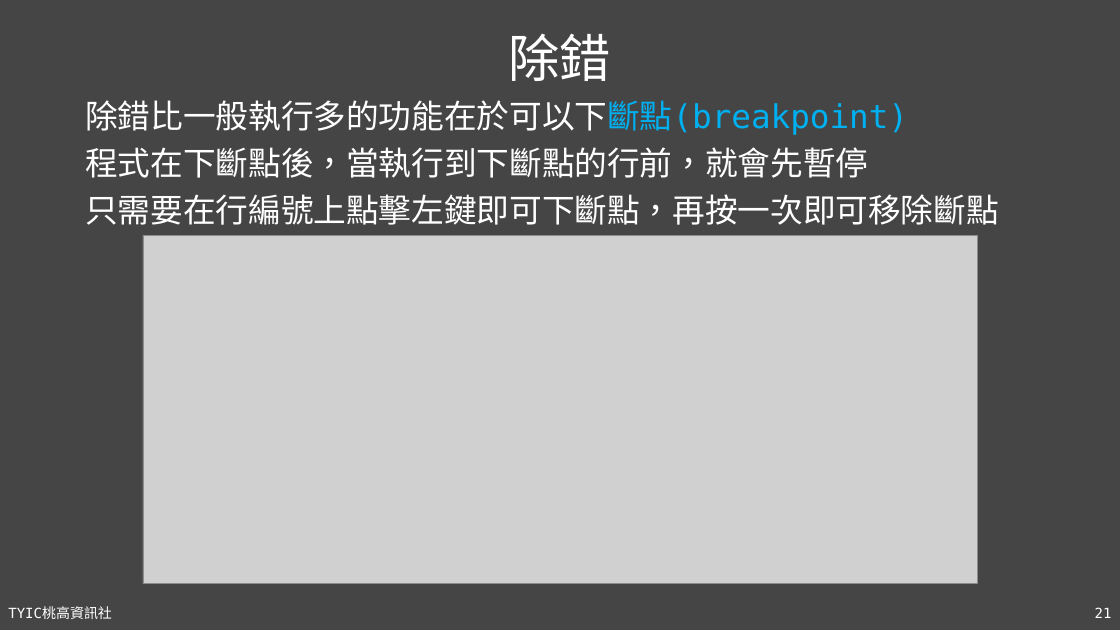
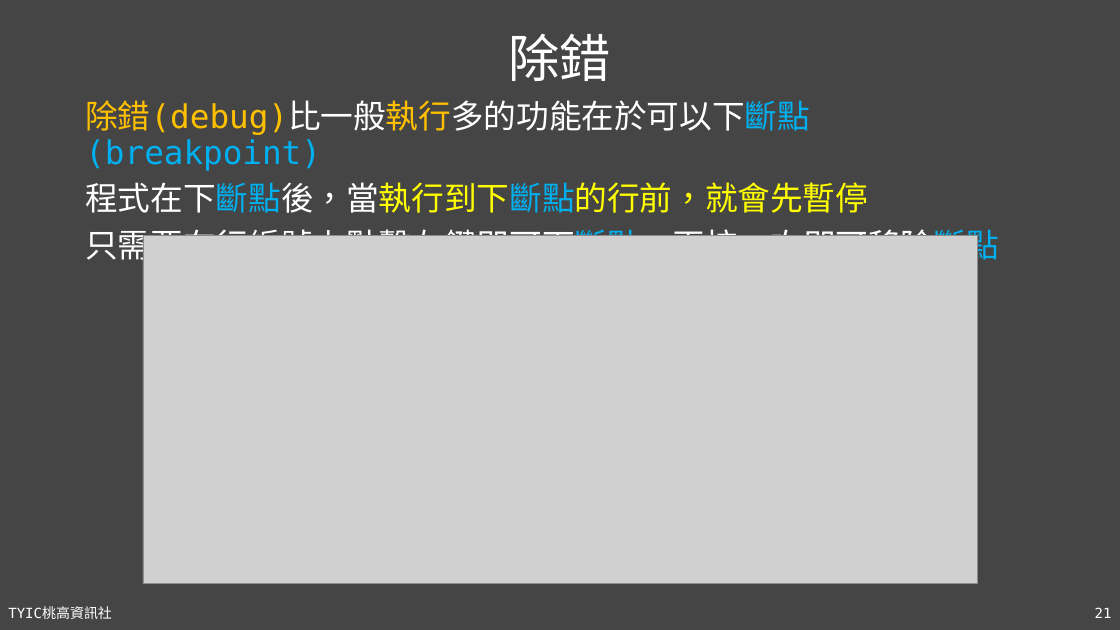
Before and after one commit to TYSHIC/slides, a slide deck: slide 21 of powerpoint/05_IntelliJ IDEA.pptx. Drawn at 1120x630 pixels with LibreOffice and Linux fonts; fonts in the diff are those of the drawing; grey boxes stand for pictures. Boxes give left, top, right and bottom in pixels: in the first picture for what was removed or moved away, otherwise in the second. Text is boxed around its words. In the diff, an @@ line names an element or a change of style, - is before the commit and + after.

```diff
--- a/powerpoint/05_IntelliJ IDEA.pptx
+++ b/powerpoint/05_IntelliJ IDEA.pptx
@@ text at [85, 100, 810, 171]: text changed; text colour #FFFFFF to #00B0F0 @@
-除錯比一般執行多的功能在於可以下斷點(breakpoint)
+除錯(debug)比一般執行多的功能在於可以下斷點(breakpoint)
@@ text at [85, 182, 998, 266]: text colour #FFFFFF to #00B0F0 in "程式在下斷點後，當執行到下斷點的行前，就會先暫停", "只需要在行編號上點擊左鍵即可下斷點，再按一次即可移除斷點"; text colour #FFFFFF to #FFFF00 in "程式在下斷點後，當執行到下斷點的行前，就會先暫停" @@
```
Also in this commit, not shown: 15 other slides changed, 14 other files.
